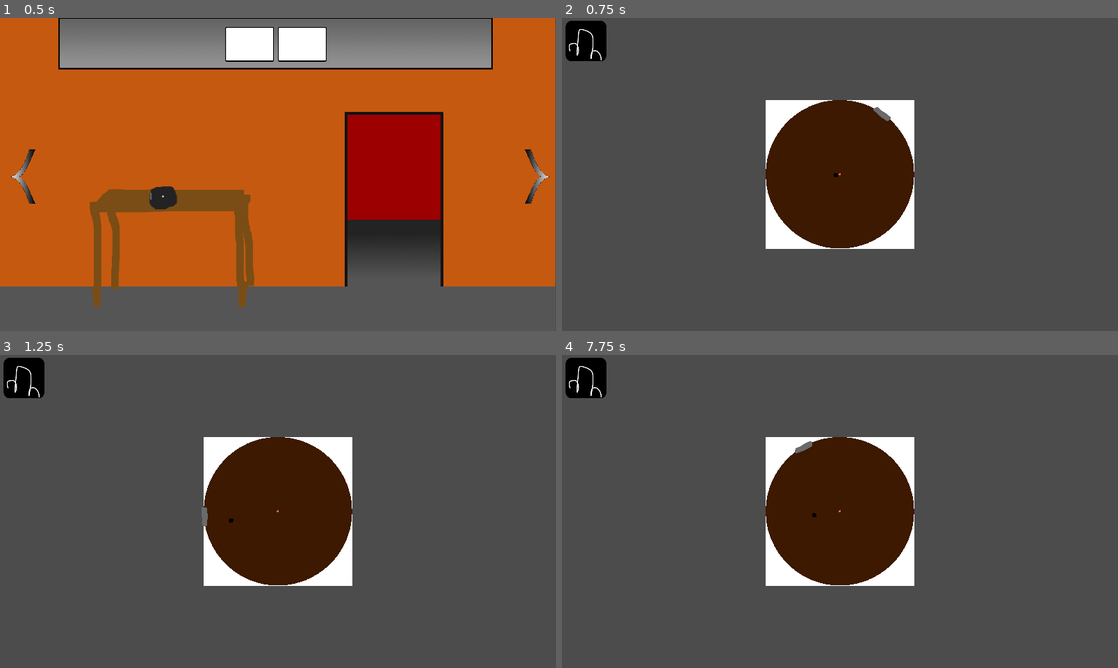
Above: before the commit, frames 1-4 (two rows, left to right).
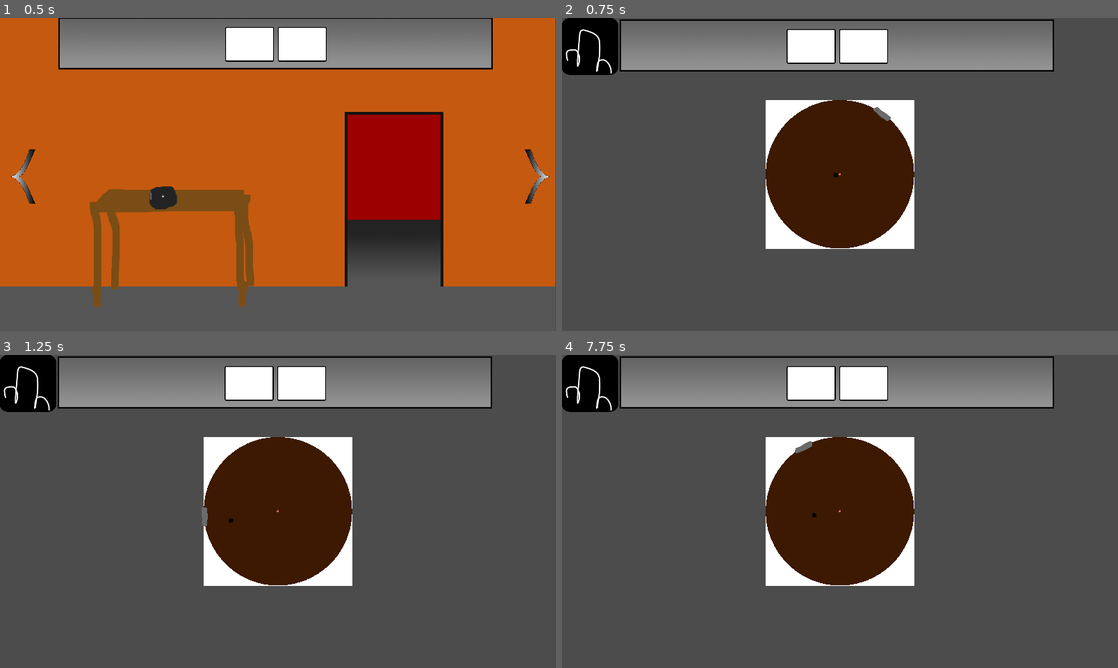
Above: after the commit, the same moments.

Repository: Paulpanther/GameJam11
Game: Godot game, scene res://Scenes/RoomSideTemplate.tscn
Two runs of this game, one before a commit and one after it. Both use one fixed random seed, a clock stepped at 60 frames per second and the inputs below.
Inputs (mouse positions are in pixels of both pictures, inside the frame that each line leads up to):
- Up to frame 1 (0.5 s): no input
- Up to frame 2 (0.75 s): tap Enter at 0.5 s; move the mouse to (723, 196) at 0.52 s; click (723, 196) at 0.67 s
- Up to frame 3 (1.25 s): no input
- Up to frame 4 (7.75 s): move the mouse to (584, 376) at 1.27 s; click (584, 376) at 1.42 s; tap Space at 2, 3.5, 5 s; move the mouse to (812, 380) at 2.02 s; click (812, 380) at 2.17 s; tap Enter at 2.75, 4.25 s; move the mouse to (862, 380) at 2.77 s; click (862, 380) at 2.92 s; move the mouse to (578, 511) at 3.52 s; click (578, 511) at 3.67 s; move the mouse to (862, 380) at 4.27 s; click (862, 380) at 4.42 s; move the mouse to (1095, 511) at 5.02 s; click (1095, 511) at 5.17 s; move the mouse to (862, 380) at 5.77 s; click (862, 380) at 5.92 s; move the mouse to (962, 495) at 6.52 s; click (962, 495) at 6.67 s; move the mouse to (728, 527) at 7.27 s; click (728, 527) at 7.42 s

Frame 1 is identical in both runs. In frame 2, 14% of the frame differs, in the area x 0-89%, y 0-19%; in frame 3, 14%; in frame 4, 14%.

Commit message:
Create Interactable HUD

Diff:
--- a/Scenes/CatMouse.tscn
+++ b/Scenes/CatMouse.tscn
@@ -6,7 +6,7 @@
 [ext_resource path="res://Sprites/CatMouse/player.png" type="Texture" id=4]
 [ext_resource path="res://Scripts/CatMouse/win_condition.gd" type="Script" id=5]
 [ext_resource path="res://Scripts/CatMouse/blockade.gd" type="Script" id=6]
-[ext_resource path="res://Scenes/ExitInteractableButton.tscn" type="PackedScene" id=7]
+[ext_resource path="res://Scenes/InteractableHUD.tscn" type="PackedScene" id=7]
 
 [sub_resource type="CircleShape2D" id=1]
 radius = 557.454
@@ -49,8 +49,7 @@
 [node name="Camera2D" type="Camera2D" parent="."]
 current = true
 
-[node name="Button" parent="." instance=ExtResource( 7 )]
-position = Vector2( -877.002, -460.433 )
-scale = Vector2( 0.5, 0.5 )
+[node name="InteractableHUD" parent="." instance=ExtResource( 7 )]
+position = Vector2( -953.289, -532.625 )
 [connection signal="area_entered" from="table/block/Area2D" to="player" method="_on_Area2D_area_entered"]
 [connection signal="area_exited" from="table/Area2D" to="table/Area2D" method="_on_Area2D_area_exited"]
--- a/Scenes/ExitInteractableButton.tscn
+++ b/Scenes/ExitInteractableButton.tscn
@@ -7,6 +7,7 @@
 extents = Vector2( 140.107, 141.617 )
 
 [node name="Button" type="Area2D"]
+scale = Vector2( 0.7, 0.7 )
 script = ExtResource( 2 )
 
 [node name="Sprite" type="Sprite" parent="."]
--- /dev/null
+++ b/Scenes/InteractableHUD.tscn
@@ -0,0 +1,12 @@
+[gd_scene load_steps=3 format=2]
+
+[ext_resource path="res://Scenes/Inventory.tscn" type="PackedScene" id=1]
+[ext_resource path="res://Scenes/ExitInteractableButton.tscn" type="PackedScene" id=2]
+
+[node name="InteractableHUD" type="Node2D"]
+
+[node name="Inventory" parent="." instance=ExtResource( 1 )]
+position = Vector2( 942.704, 0 )
+
+[node name="Button" parent="." instance=ExtResource( 2 )]
+position = Vector2( 89.9447, 90.6256 )
--- a/Scripts/scene_stack.gd
+++ b/Scripts/scene_stack.gd
@@ -6,32 +6,29 @@
 
 func _ready():
     root = get_tree().get_root()
-    scene_stack.append(_get_current_scene())
 
 func switch_scene(to_scene):
 	call_deferred("_switch_scene_deferred", to_scene)
 
 func _switch_scene_deferred(to_scene):
 	var level = _get_current_scene()
+	scene_stack.append(level)
 	level.hide()
 
 	# Add the next level
 	var next_level_resource = load(to_scene)
 	var next_level = next_level_resource.instance()
-	scene_stack.append(next_level)
-	print(scene_stack.size())
+
 	root.add_child(next_level)
 
 func exit_scene():
 	call_deferred("_exit_scene_deferred")
 
 func _exit_scene_deferred():
-	print(scene_stack.size())
 	var current = _get_current_scene()
 	current.free()
-	scene_stack.pop_back()
 
-	var next = scene_stack[scene_stack.size() - 1]
+	var next = scene_stack.pop_back()
 	next.show()
 	root.add_child(next)
 
